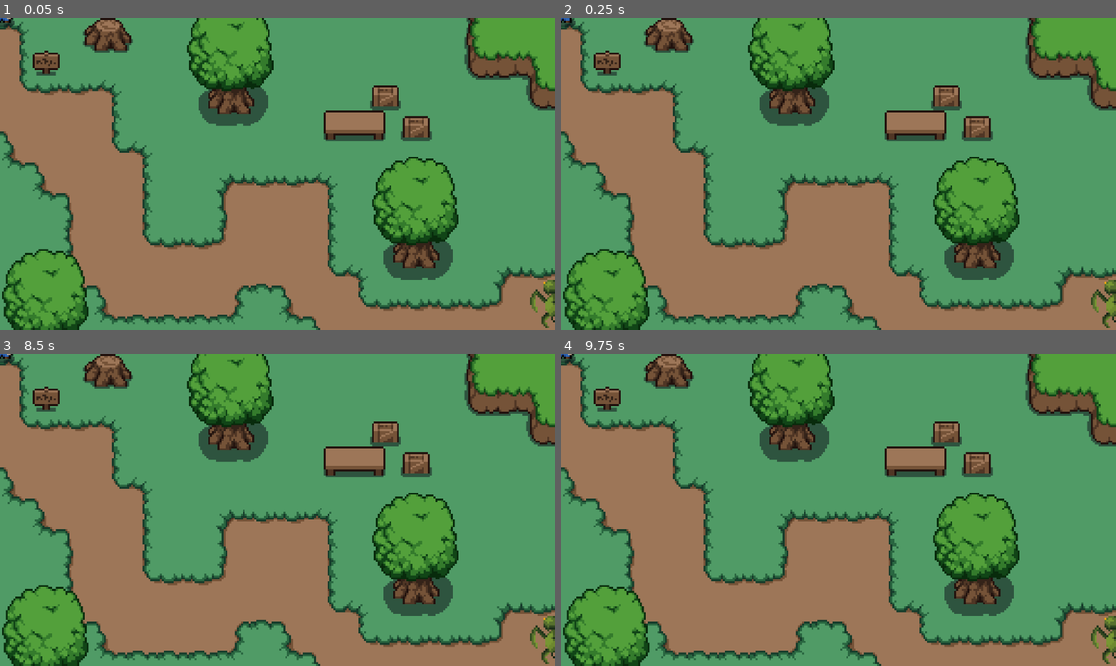
Above: before the commit, frames 1-4 (two rows, left to right).
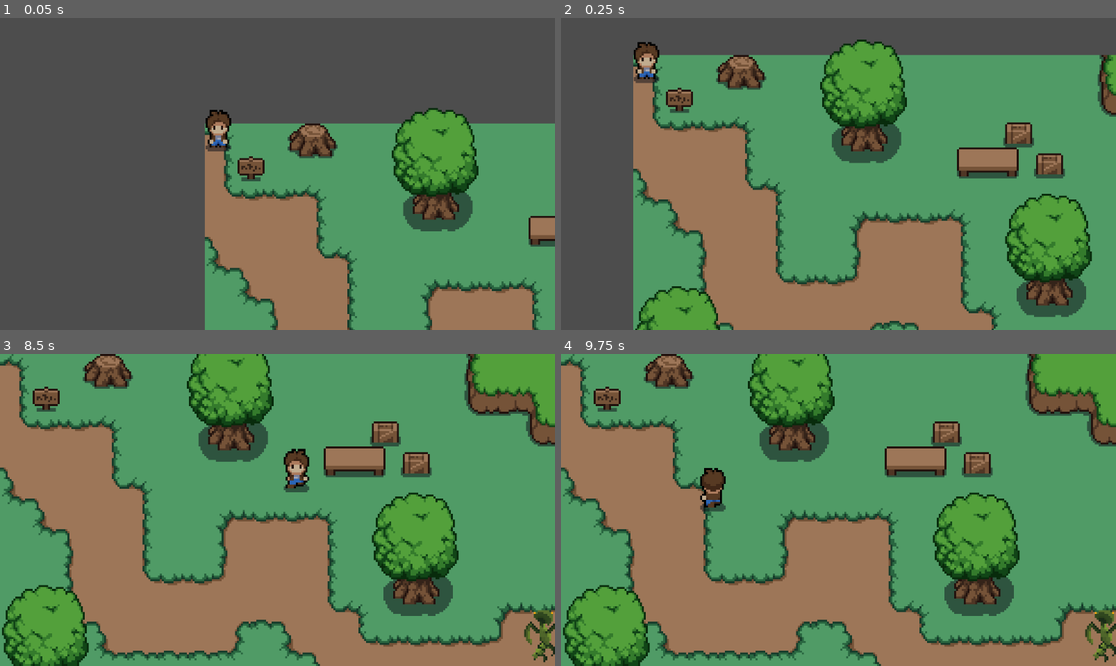
Above: after the commit, the same moments.

Repository: eynabdllh/juan-the-brave
Game: Godot game, scene res://scenes/world.tscn
Two runs of this game, one before a commit and one after it. Both use one fixed random seed, a clock stepped at 60 frames per second and the inputs below.
Inputs:
- Up to frame 1 (0.05 s): no input
- Up to frame 2 (0.25 s): no input
- Up to frame 3 (8.5 s): hold D (ui_right, bound only after the commit) 0.53-1.28 s; tap E (attack, bound only after the commit) every 0.75 s from 0.6 to 8.1 s; hold S (ui_down, bound only after the commit) 1.28-2.03 s; hold D (ui_right, bound only after the commit) 2.03-2.78 s; hold W (ui_up, bound only after the commit) 2.78-3.53 s; hold A (ui_left, bound only after the commit) 3.53-5.03 s; tap Enter at 5 s; hold S (ui_down, bound only after the commit) 5.03-5.78 s; hold D (ui_right, bound only after the commit) 5.78-6.53 s; hold W (ui_up, bound only after the commit) 6.53-7.28 s; hold D (ui_right, bound only after the commit) 7.28-8.03 s; hold S (ui_down, bound only after the commit) from 8.03 s (still down)
- Up to frame 4 (9.75 s): release S (ui_down, bound only after the commit) at 8.78 s; hold A (ui_left, bound only after the commit) 8.78-9.53 s; tap E (attack, bound only after the commit) at 8.85, 9.6 s; hold W (ui_up, bound only after the commit) from 9.53 s (still down)

The runs differ from the first frame. In frame 1, 77% of the frame differs, in the area x 0-100%, y 0-100%; in frame 2, 69%; in frame 3, 1.7%; in frame 4, 1.6%.

Commit message:
Add player attack system and enemy damage handling

Diff:
--- a/project.godot
+++ b/project.godot
@@ -15,9 +15,46 @@
 config/features=PackedStringArray("4.4", "GL Compatibility")
 config/icon="res://art/icon.svg"
 
-[display]
+[autoload]
 
-window/stretch/scale=4.0
+global="*res://scripts/global.gd"
+
+[input]
+
+ui_left={
+"deadzone": 0.5,
+"events": [Object(InputEventKey,"resource_local_to_scene":false,"resource_name":"","device":-1,"window_id":0,"alt_pressed":false,"shift_pressed":false,"ctrl_pressed":false,"meta_pressed":false,"pressed":false,"keycode":65,"physical_keycode":0,"key_label":0,"unicode":97,"location":0,"echo":false,"script":null)
+, Object(InputEventJoypadButton,"resource_local_to_scene":false,"resource_name":"","device":0,"button_index":13,"pressure":0.0,"pressed":false,"script":null)
+, Object(InputEventJoypadMotion,"resource_local_to_scene":false,"resource_name":"","device":0,"axis":0,"axis_value":-1.0,"script":null)
+]
+}
+ui_right={
+"deadzone": 0.5,
+"events": [Object(InputEventKey,"resource_local_to_scene":false,"resource_name":"","device":-1,"window_id":0,"alt_pressed":false,"shift_pressed":false,"ctrl_pressed":false,"meta_pressed":false,"pressed":false,"keycode":68,"physical_keycode":0,"key_label":0,"unicode":100,"location":0,"echo":false,"script":null)
+, Object(InputEventJoypadButton,"resource_local_to_scene":false,"resource_name":"","device":0,"button_index":14,"pressure":0.0,"pressed":false,"script":null)
+, Object(InputEventJoypadMotion,"resource_local_to_scene":false,"resource_name":"","device":0,"axis":0,"axis_value":1.0,"script":null)
+]
+}
+ui_up={
+"deadzone": 0.5,
+"events": [Object(InputEventKey,"resource_local_to_scene":false,"resource_name":"","device":-1,"window_id":0,"alt_pressed":false,"shift_pressed":false,"ctrl_pressed":false,"meta_pressed":false,"pressed":false,"keycode":87,"physical_keycode":0,"key_label":0,"unicode":119,"location":0,"echo":false,"script":null)
+, Object(InputEventJoypadButton,"resource_local_to_scene":false,"resource_name":"","device":0,"button_index":11,"pressure":0.0,"pressed":false,"script":null)
+, Object(InputEventJoypadMotion,"resource_local_to_scene":false,"resource_name":"","device":0,"axis":1,"axis_value":-1.0,"script":null)
+]
+}
+ui_down={
+"deadzone": 0.5,
+"events": [Object(InputEventKey,"resource_local_to_scene":false,"resource_name":"","device":-1,"window_id":0,"alt_pressed":false,"shift_pressed":false,"ctrl_pressed":false,"meta_pressed":false,"pressed":false,"keycode":83,"physical_keycode":0,"key_label":0,"unicode":115,"location":0,"echo":false,"script":null)
+, Object(InputEventJoypadButton,"resource_local_to_scene":false,"resource_name":"","device":0,"button_index":12,"pressure":0.0,"pressed":false,"script":null)
+, Object(InputEventJoypadMotion,"resource_local_to_scene":false,"resource_name":"","device":0,"axis":1,"axis_value":1.0,"script":null)
+]
+}
+attack={
+"deadzone": 0.2,
+"events": [Object(InputEventKey,"resource_local_to_scene":false,"resource_name":"","device":-1,"window_id":0,"alt_pressed":false,"shift_pressed":false,"ctrl_pressed":false,"meta_pressed":false,"pressed":false,"keycode":0,"physical_keycode":69,"key_label":0,"unicode":101,"location":0,"echo":false,"script":null)
+, Object(InputEventMouseButton,"resource_local_to_scene":false,"resource_name":"","device":-1,"window_id":0,"alt_pressed":false,"shift_pressed":false,"ctrl_pressed":false,"meta_pressed":false,"button_mask":1,"position":Vector2(212, 15),"global_position":Vector2(221, 63),"factor":1.0,"button_index":1,"canceled":false,"pressed":true,"double_click":false,"script":null)
+]
+}
 
 [rendering]
 
--- /dev/null
+++ b/scenes/door_level_1.tscn
@@ -0,0 +1,3 @@
+[gd_scene format=3 uid="uid://dvbvkflvwjrdb"]
+
+[node name="door_level1" type="Node2D"]
--- a/scenes/enemylevel_1.tscn
+++ b/scenes/enemylevel_1.tscn
@@ -407,12 +407,13 @@
 
 [node name="enemylevel1" type="CharacterBody2D"]
 y_sort_enabled = true
+texture_filter = 1
 position = Vector2(0, -12)
 script = ExtResource("1_i6rvr")
 
 [node name="AnimatedSprite2D" type="AnimatedSprite2D" parent="."]
 sprite_frames = SubResource("SpriteFrames_hhfxt")
-animation = &"front_attack"
+animation = &"back_attack"
 
 [node name="detection_area" type="Area2D" parent="."]
 collision_layer = 2
@@ -431,5 +432,12 @@
 position = Vector2(0, 2)
 shape = SubResource("CircleShape2D_iimsh")
 
+[node name="take_damage_cooldown" type="Timer" parent="."]
+wait_time = 0.5
+
+[connection signal="animation_finished" from="AnimatedSprite2D" to="." method="_on_animated_sprite_2d_animation_finished"]
 [connection signal="body_entered" from="detection_area" to="." method="_on_detection_area_body_entered"]
 [connection signal="body_exited" from="detection_area" to="." method="_on_detection_area_body_exited"]
+[connection signal="body_entered" from="enemy_hitbox" to="." method="_on_enemy_hitbox_body_entered"]
+[connection signal="body_exited" from="enemy_hitbox" to="." method="_on_enemy_hitbox_body_exited"]
+[connection signal="timeout" from="take_damage_cooldown" to="." method="_on_take_damage_cooldown_timeout"]
--- a/scenes/player.tscn
+++ b/scenes/player.tscn
@@ -222,7 +222,7 @@
 "duration": 1.0,
 "texture": SubResource("AtlasTexture_fjrip")
 }],
-"loop": true,
+"loop": false,
 "name": &"back_attack",
 "speed": 5.0
 }, {
@@ -299,7 +299,7 @@
 "duration": 1.0,
 "texture": SubResource("AtlasTexture_ujl30")
 }],
-"loop": true,
+"loop": false,
 "name": &"front_attack",
 "speed": 5.0
 }, {
@@ -362,7 +362,7 @@
 "duration": 1.0,
 "texture": SubResource("AtlasTexture_giy8y")
 }],
-"loop": true,
+"loop": false,
 "name": &"side_attack",
 "speed": 5.0
 }, {
@@ -428,9 +428,7 @@
 position = Vector2(0.5, 0.5)
 scale = Vector2(1.02083, 1.02083)
 sprite_frames = SubResource("SpriteFrames_apa73")
-animation = &"side_walk"
-frame = 3
-frame_progress = 0.272897
+animation = &"back_attack"
 offset = Vector2(0, -15)
 
 [node name="CollisionShape2D" type="CollisionShape2D" parent="."]
@@ -446,6 +444,22 @@
 [node name="attack_cooldown" type="Timer" parent="."]
 wait_time = 0.5
 
+[node name="deal_attack_timer" type="Timer" parent="."]
+wait_time = 0.5
+
+[node name="Camera2D" type="Camera2D" parent="."]
+zoom = Vector2(4, 4)
+limit_left = 0
+limit_top = 0
+limit_right = 365
+limit_bottom = 207
+limit_smoothed = true
+position_smoothing_enabled = true
+rotation_smoothing_enabled = true
+drag_horizontal_enabled = true
+drag_vertical_enabled = true
+
 [connection signal="body_entered" from="player_hitbox" to="." method="_on_player_hit_box_body_entered"]
+[connection signal="body_entered" from="player_hitbox" to="." method="_on_player_hitbox_body_entered"]
 [connection signal="body_exited" from="player_hitbox" to="." method="_on_player_hit_box_body_exited"]
 [connection signal="timeout" from="attack_cooldown" to="." method="_on_attack_cooldown_timeout"]
--- a/scenes/world.tscn
+++ b/scenes/world.tscn
@@ -228,6 +228,9 @@
 sources/6 = SubResource("TileSetAtlasSource_o8fc1")
 sources/7 = SubResource("TileSetAtlasSource_xo05s")
 
+[sub_resource type="RectangleShape2D" id="RectangleShape2D_w7kh3"]
+size = Vector2(57, 40.5)
+
 [node name="world" type="Node2D"]
 y_sort_enabled = true
 
@@ -255,6 +258,18 @@
 tile_set = SubResource("TileSet_q5onr")
 
 [node name="player" parent="." instance=ExtResource("9_7r4gi")]
-
-[node name="enemylevel1" parent="." instance=ExtResource("10_w7kh3")]
-position = Vector2(287, 146)
+position = Vector2(6, 10)
+
+[node name="enemylevel1" parent="." groups=["enemies"] instance=ExtResource("10_w7kh3")]
+position = Vector2(282, 145)
+
+[node name="collision" type="StaticBody2D" parent="."]
+
+[node name="CollisionPolygon2D" type="CollisionPolygon2D" parent="collision"]
+polygon = PackedVector2Array(4, 0, 83, -1, 166, 0, 164, -42, 221, -41, 222, 0, 368, 0, 368, 208, 0, 208, 1, -11, -20, 224, 396, 219, 383, -23, 136, -58)
+
+[node name="door_side" type="Area2D" parent="."]
+
+[node name="CollisionShape2D" type="CollisionShape2D" parent="door_side"]
+position = Vector2(194, -20.25)
+shape = SubResource("RectangleShape2D_w7kh3")
--- a/scripts/enemylevel_1.gd
+++ b/scripts/enemylevel_1.gd
@@ -8,7 +8,12 @@
 # This variable will remember the last direction the enemy was moving
 var last_animation = "front_walk"
 
+var health = 100
+var player_inattack_zone = false
+var can_take_damage = true
+
 func _physics_process(delta):
+	deal_with_damage()
 	if player_chase and player != null:
 		# --- CHASE LOGIC ---
 		var direction = (player.position - position).normalized()
@@ -49,3 +54,27 @@
 		$AnimatedSprite2D.play(last_animation) # Select the last animation
 		$AnimatedSprite2D.set_frame(0)         # Go to its first frame
 		$AnimatedSprite2D.stop()               # and stop it.
+
+func enemylevel_1():
+	pass
+
+func _on_enemy_hitbox_body_entered(body: Node2D) -> void:
+	if body.has_method("player"):
+		player_inattack_zone = true
+
+func _on_enemy_hitbox_body_exited(body: Node2D) -> void:
+	if body.has_method("player"):
+		player_inattack_zone = false
+
+func deal_with_damage():
+	if player_inattack_zone and global.player_current_attack == true:
+		if can_take_damage == true:
+			health = health - 20
+			$take_damage_cooldown.start()
+			can_take_damage = false
+			print("enemy health: ", health)
+			if health <= 0:
+				self.queue_free()
+
+func _on_take_damage_cooldown_timeout() -> void:
+	can_take_damage = true
--- /dev/null
+++ b/scripts/global.gd
@@ -0,0 +1,3 @@
+extends Node
+
+var player_current_attack = false
--- a/scripts/player.gd
+++ b/scripts/player.gd
@@ -4,6 +4,8 @@
 var enemy_attack_cooldown = true
 var health = 100
 var player_alive = true
+
+var attack_ip = false
 
 const speed = 100
 var current_dir = "none"
@@ -15,6 +17,7 @@
 	player_movement(delta)
 	multiDirCheck()
 	enemy_attack()
+	attack()
 
 	if health <= 0:
 		player_alive = false #go back to menu or respond
@@ -73,28 +76,32 @@
 		if movement == 1:
 			anim.play("side_walk")
 		elif movement == 0:
-			anim.play("side_idle")
+			if attack_ip == false:
+				anim.play("side_idle")
 
 	if dir == "left":
 		anim.flip_h = true
 		if movement == 1:
 			anim.play("side_walk")
 		elif movement == 0:
-			anim.play("side_idle")
+			if attack_ip == false:
+				anim.play("side_idle")
 
 	if dir == "down":
 		anim.flip_h = true
 		if movement == 1:
 			anim.play("front_walk")
 		elif movement == 0:
-			anim.play("front_idle")
+			if attack_ip == false:
+				anim.play("front_idle")
 
 	if dir == "up":
 		anim.flip_h = true
 		if movement == 1:
 			anim.play("back_walk")
 		elif movement == 0:
-			anim.play("back_idle")
+			if attack_ip == false:
+				anim.play("back_idle")
 
 func player():
 	pass
@@ -103,22 +110,47 @@
 	# This first print statement will tell us if the collision is detected AT ALL.
 	print("Something entered my hitbox! It was: ", body.name)
 
-	if body.is_in_group("enemies"):
+	if body.has_method("enemylevel_1"):
 		# This second print statement will tell us if the group check passed.
 		print("The thing that entered was an enemy!")
 		enemy_inattack_range = true
 
 func _on_player_hitbox_body_exited(body: Node2D) -> void:
-	if body.is_in_group("enemies"):
+	if body.has_method("enemylevel_1"):
 		enemy_inattack_range = false
 
 func enemy_attack():
 	if enemy_inattack_range and enemy_attack_cooldown == true:
-		health -= 20
+		health = health - 1
 		enemy_attack_cooldown = false
 		$attack_cooldown.start()
 		print(health)
 
-
 func _on_attack_cooldown_timeout() -> void:
 	enemy_attack_cooldown = true
+
+func attack():
+	var dir = current_dir
+
+	if Input.is_action_just_pressed("attack"):
+		global.player_current_attack = true
+		attack_ip = true
+		if dir == "right":
+			$AnimatedSprite2D.flip_h = false
+			$AnimatedSprite2D.play("side_attack")
+			$deal_attack_timer.start()
+		if dir == "left":
+			$AnimatedSprite2D.flip_h = true
+			$AnimatedSprite2D.play("side_attack")
+			$deal_attack_timer.start()
+		if dir == "down":
+			$AnimatedSprite2D.play("front_attack")
+			$deal_attack_timer.start()
+		if dir == "up":
+			$AnimatedSprite2D.play("back_attack")
+			$deal_attack_timer.start()
+
+func _on_deal_attack_timer_timeout():
+	$deal_attack_timer.stop()
+	global.player_current_attack = false
+	attack_ip = false
--- /dev/null
+++ b/world.gd
@@ -0,0 +1 @@
+extends Node
Not shown: 1 places in scenes/world.tscn that only renumber resources
Not shown, added: scripts/global.gd.uid
Not shown, added: world.gd.uid
